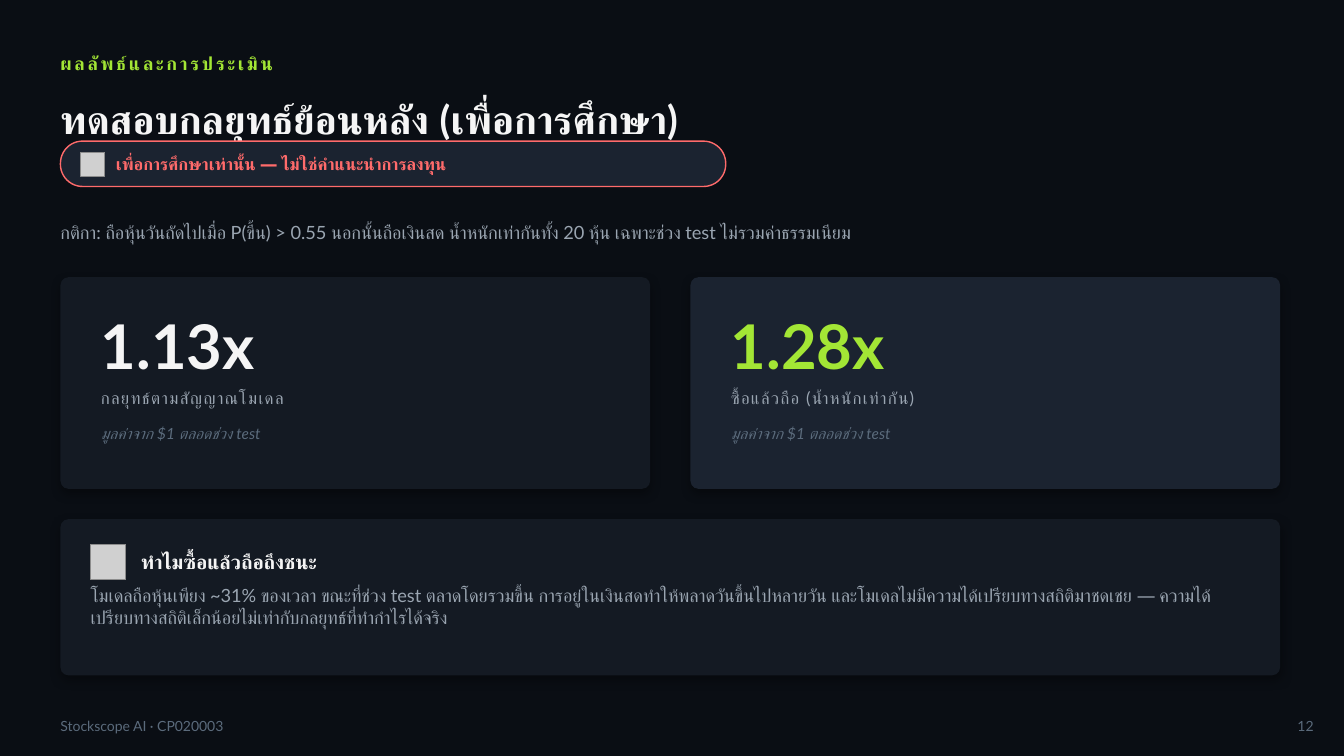
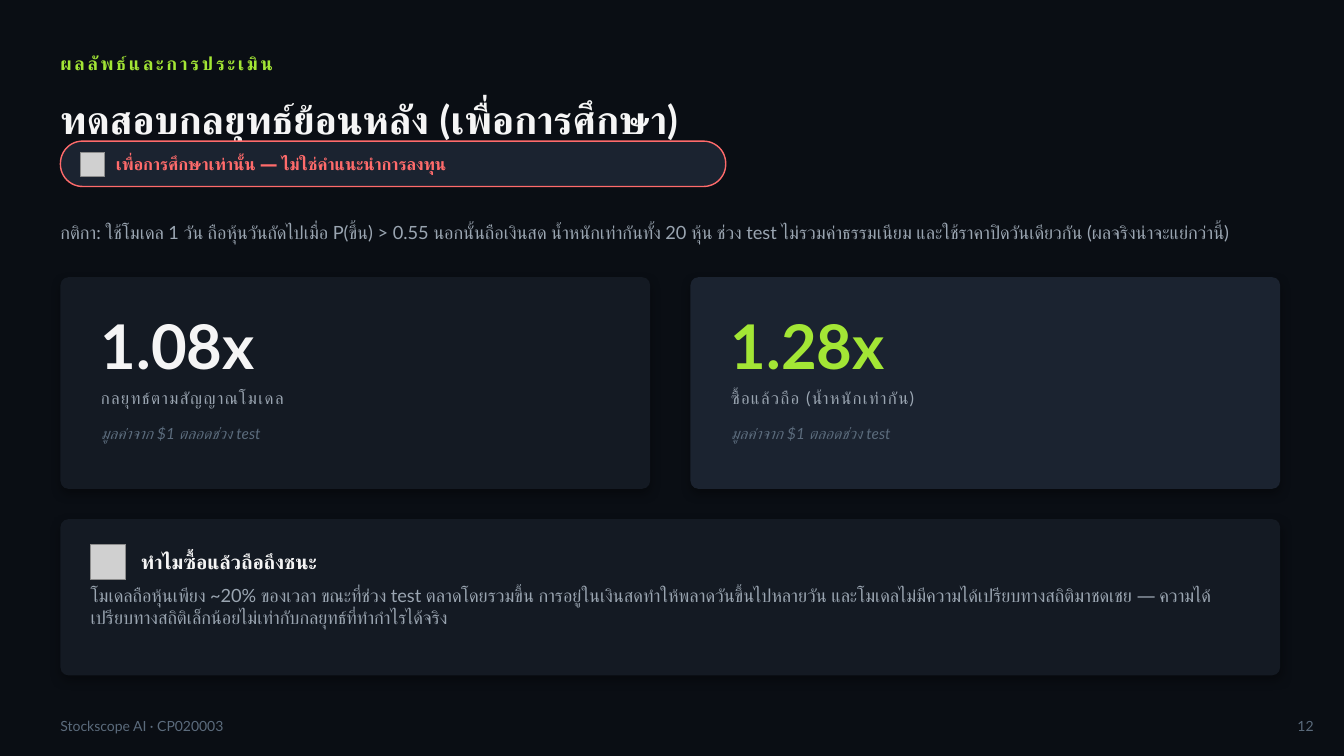
Before and after one commit to txphichatwanich19-rgb/stockscope, a slide deck: slide 12 of ml/stock_direction_presentation.pptx. Drawn at 1344x756 pixels with LibreOffice and Linux fonts; fonts in the diff are those of the drawing; grey boxes stand for pictures. Boxes give left, top, right and bottom in pixels: in the first picture for what was removed or moved away, otherwise in the second. Text is boxed around its words. In the diff, an @@ line names an element or a change of style, - is before the commit and + after.

```diff
--- a/ml/stock_direction_presentation.pptx
+++ b/ml/stock_direction_presentation.pptx
@@ text at bbox=[60, 223, 1222, 245]: text changed @@
-กติกา: ถือหุ้นวันถัดไปเมื่อ P(ขึ้น) > 0.55 นอกนั้นถือเงินสด น้ำหนักเท่ากันทั้ง 20 หุ้น เฉพาะช่วง test ไม่รวมค่าธรรมเนียม
+กติกา: ใช้โมเดล 1 วัน ถือหุ้นวันถัดไปเมื่อ P(ขึ้น) > 0.55 นอกนั้นถือเงินสด น้ำหนักเท่ากันทั้ง 20 หุ้น ช่วง test ไม่รวมค่าธรรมเนียม และใช้ราคาปิดวันเดียวกัน (ผลจริงน่าจะแย่กว่านี้)
@@ text at bbox=[101, 324, 255, 370]: text changed @@
-1.13x
+1.08x
@@ text at bbox=[91, 588, 1211, 629]: text changed @@
-โมเดลถือหุ้นเพียง ~31% ของเวลา ขณะที่ช่วง test ตลาดโดยรวมขึ้น การอยู่ในเงินสดทำให้พลาดวันขึ้นไปหลายวัน และโมเดลไม่มีความได้เปรียบทางสถิติมาชดเชย — ความได้เปรียบทางสถิติเล็กน้อยไม่เท่ากับกลยุทธ์ที่ทำกำไรได้จริง
+โมเดลถือหุ้นเพียง ~20% ของเวลา ขณะที่ช่วง test ตลาดโดยรวมขึ้น การอยู่ในเงินสดทำให้พลาดวันขึ้นไปหลายวัน และโมเดลไม่มีความได้เปรียบทางสถิติมาชดเชย — ความได้เปรียบทางสถิติเล็กน้อยไม่เท่ากับกลยุทธ์ที่ทำกำไรได้จริง
```
Also in this commit, not shown: 6 other slides changed, 4 other files.
